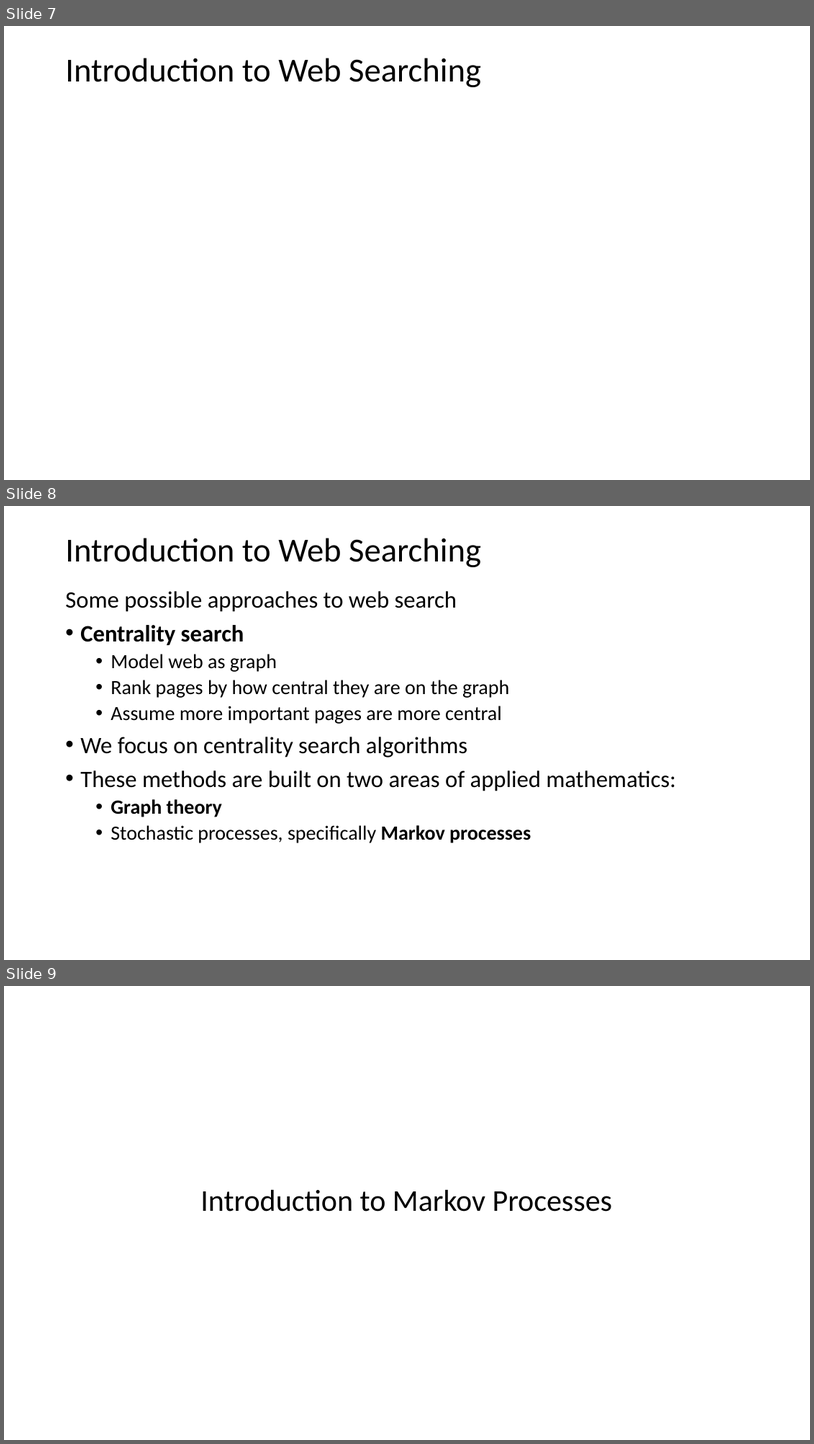
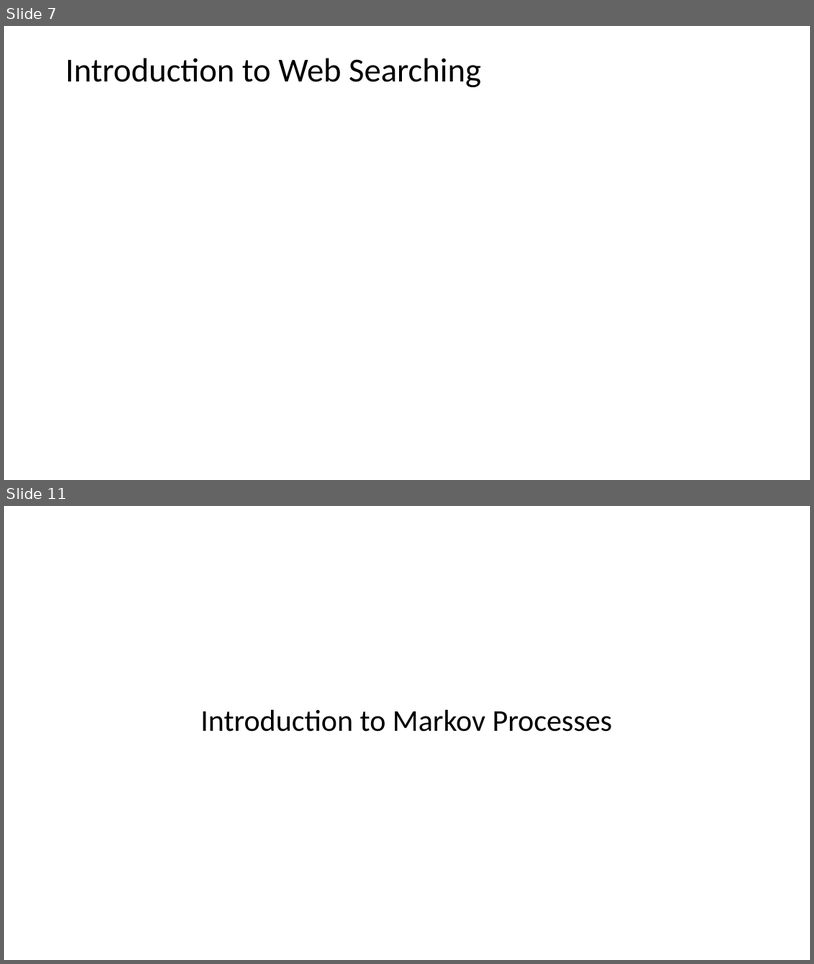
Before and after one commit to harelgabainew/school1, a slide deck: slides/7_DocumentWebSearching.pptx. Shown one above the other, each under a label of ours: slides 7, 8 and 9 before the commit, slides 7 and 11 after it; the slides between them are not shown. The pictures are 814x1444 and 814x964 pixels, drawn with LibreOffice and Linux fonts; fonts in the diff are those of the drawing; grey boxes stand for pictures. Boxes give left, top, right and bottom in pixels: in the first picture for what was removed or moved away, otherwise in the second. Text is boxed around its words. In the diff, an @@ line names an element or a change of style, - is before the commit and + after.

```diff
--- a/slides/7_DocumentWebSearching.pptx
+++ b/slides/7_DocumentWebSearching.pptx
@@ slide 8 removed at <box>4,506,810,960</box>, background #FFFFFF @@
@@ title removed at <box>65,538,481,567</box> @@
-Introduction to Web Searching
@@ text removed at <box>65,591,676,843</box> @@
-Some possible approaches to web search
-• Centrality search
-  • Model web as graph
-  • Rank pages by how central they are on the graph
-  • Assume more important pages are more central
-• We focus on centrality search algorithms
-• These methods are built on two areas of applied mathematics:
-  • Graph theory
-  • Stochastic processes, specifically Markov processes
@@ what was slide 9 is now slide 11 @@
```
Also in this commit, not shown: 3 slides changed, 1 slide added.
